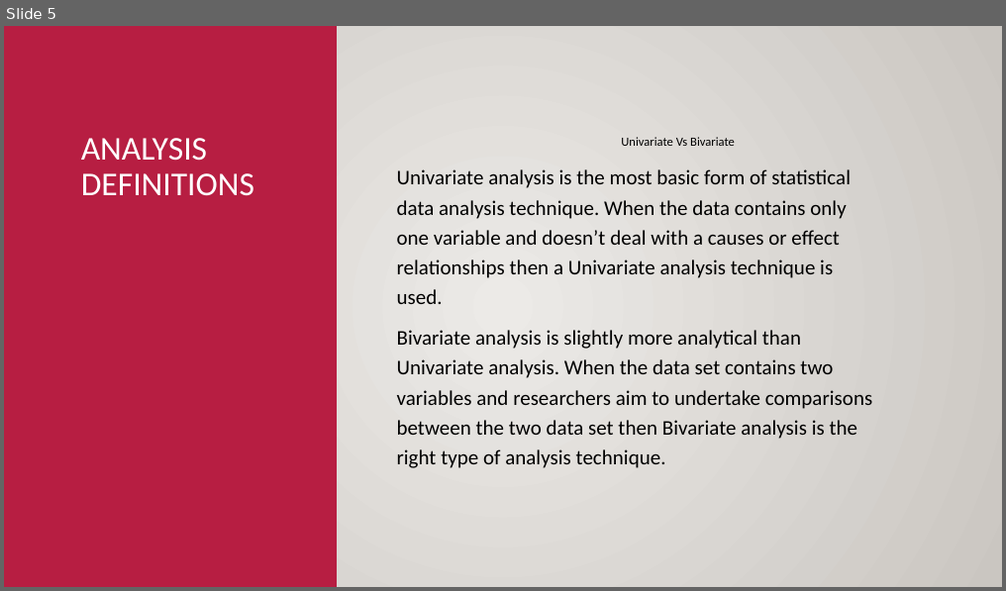
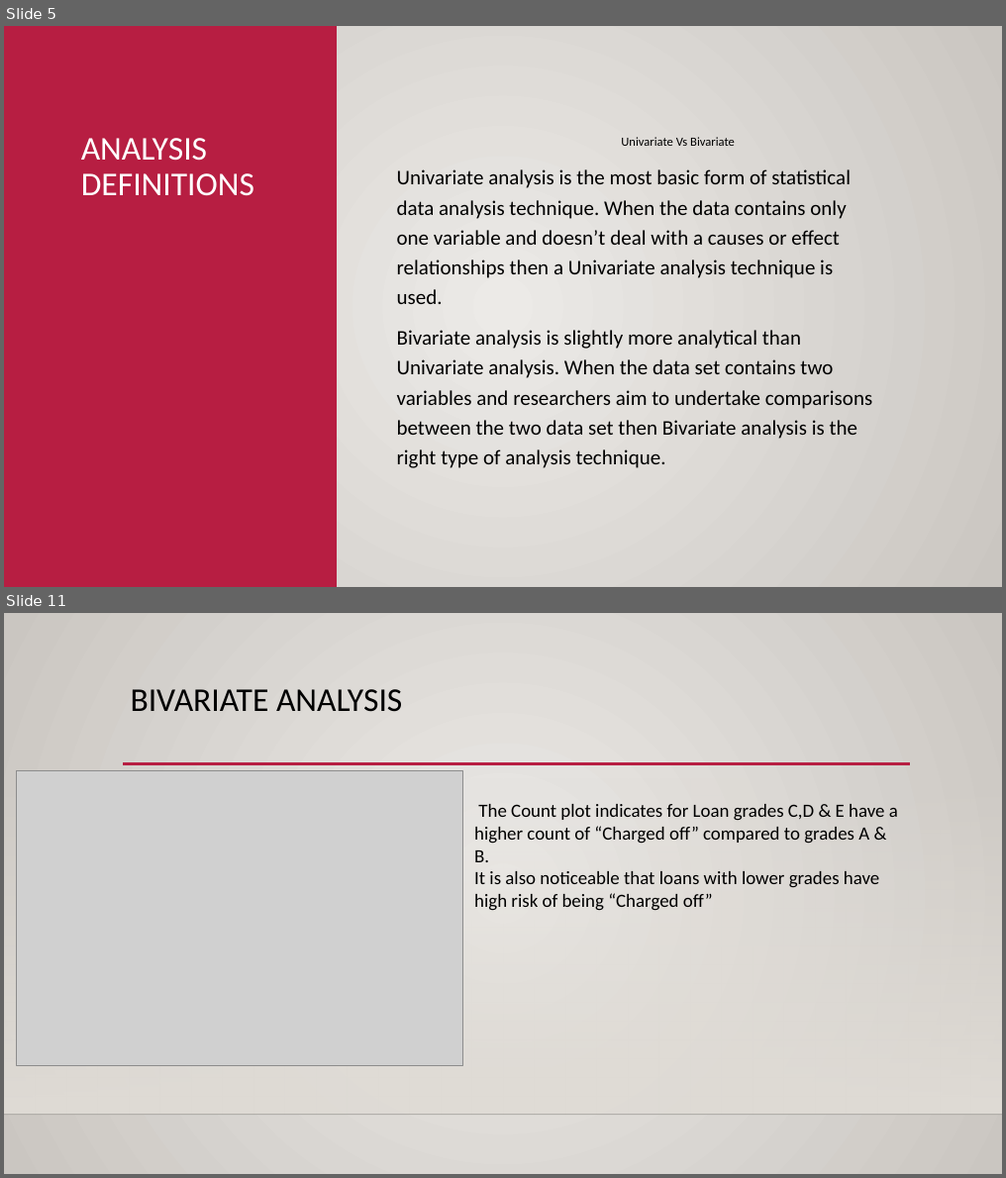
Before and after one commit to jiten-kmar/LendingClubCaseStudy, a slide deck: lending_analysis.pptx. Shown one above the other, each under a label of ours: slide 5 before the commit, slides 5 and 11 after it; the slides between them are not shown. The pictures are 1006x591 and 1006x1178 pixels, drawn with LibreOffice and Linux fonts; fonts in the diff are those of the drawing; grey boxes stand for pictures; background and template pictures are left out. Boxes give left, top, right and bottom in pixels: in the first picture for what was removed or moved away, otherwise in the second. Text is boxed around its words. In the diff, an @@ line names an element or a change of style, - is before the commit and + after.

```diff
--- a/lending_analysis.pptx
+++ b/lending_analysis.pptx
@@ slide 11 added at (4,613,1002,1174), background gradient #ECEAE7 to #CAC7C1; not listed: 3 template elements that a slide beside it also shows @@
@@ title added at (131,689,402,712), 32 pt, text #000000 @@
+BIVARIATE ANALYSIS
@@ picture added at (17,771,463,1066) @@
@@ text added at (474,804,898,911), 18 pt, text #000000 @@
+The Count plot indicates for Loan grades C,D & E have a higher count of “Charged off” compared to grades A & B.
+It is also noticeable that loans with lower grades have high risk of being “Charged off”
```
Also in this commit, not shown: 3 slides changed, 6 other slides added, 1 slide removed.
